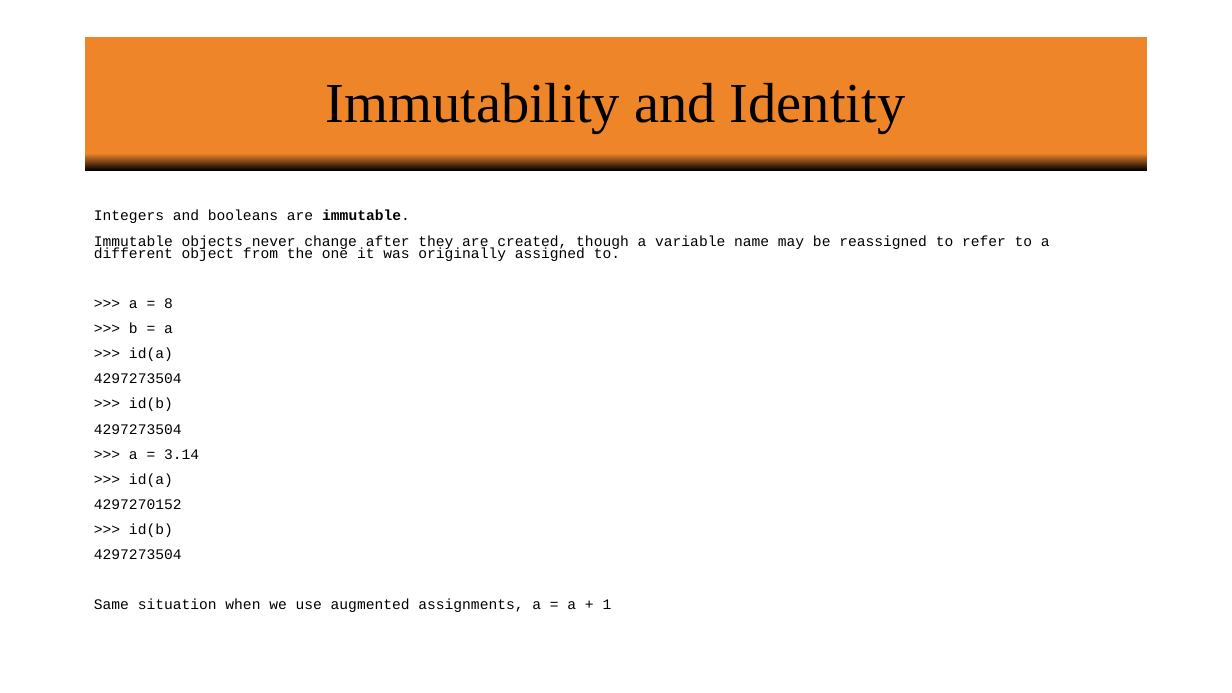
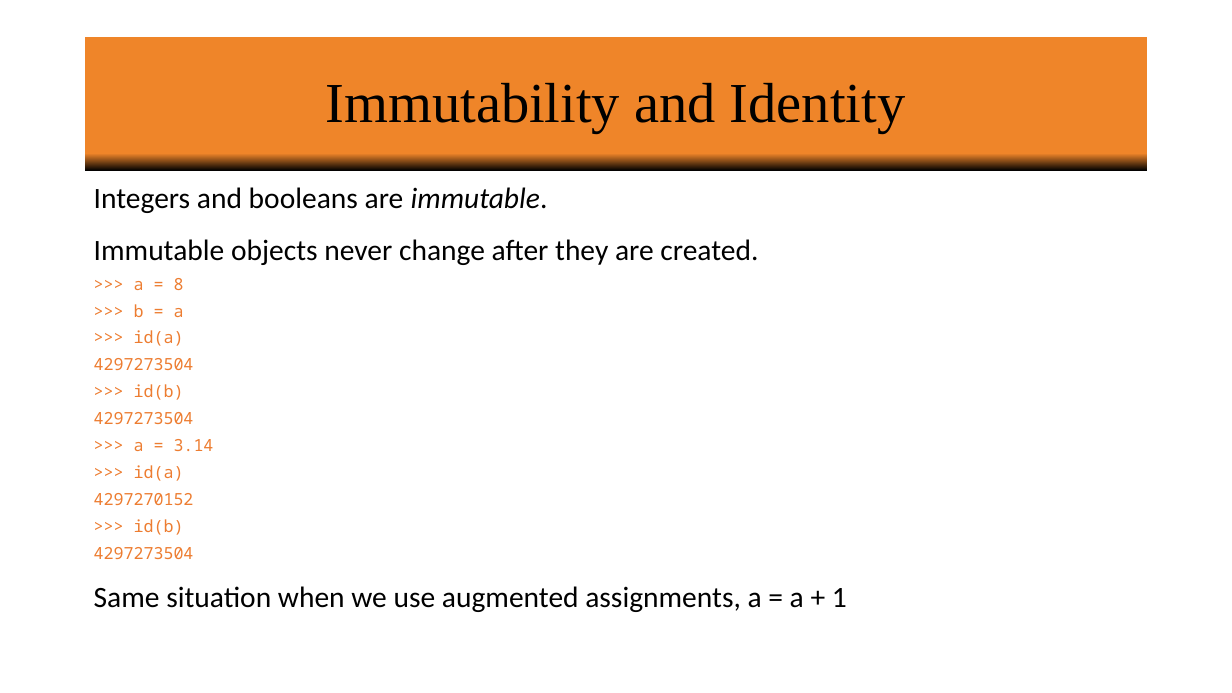
Before and after one commit to vineetbansal/Learning-Python, a slide deck: slide 23 of powerpoint/01 Variables_Operators_Logic_Math.pptx. Drawn at 1232x693 pixels with LibreOffice and Linux fonts; fonts in the diff are those of the drawing; background and template pictures are left out. Boxes give left, top, right and bottom in pixels: in the first picture for what was removed or moved away, otherwise in the second. Text is boxed around its words. In the diff, an @@ line names an element or a change of style, - is before the commit and + after.

```diff
--- a/powerpoint/01 Variables_Operators_Logic_Math.pptx
+++ b/powerpoint/01 Variables_Operators_Logic_Math.pptx
@@ text "Integers and booleans are immutable." moved from (x1=94, y1=210, x2=1050, y2=612) to (x1=94, y1=187, x2=847, y2=612) @@
@@ text at (x1=94, y1=187, x2=847, y2=612): size 11.4 to 23 pt, font Courier New to Calibri in "Integers and booleans are immutable.", "Same situation when we use augmented assignments, ..."; bold off, italic on in "immutable."; size 11.4 to 13 pt, font Courier New to Noto Sans Mono, text colour #000000 to #ED7D31 in ">>> a = 8", ">>> b = a", ">>> id(a)", "4297273504" and 7 more places; line spacing 0.7 to 1.1 @@
@@ text at (x1=94, y1=239, x2=758, y2=265): text changed; size 11.4 to 23 pt; font Courier New to Calibri @@
-Immutable objects never change after they are created, though a variable name may be reassigned to refer to a different object from the one it was originally assigned to.
+Immutable objects never change after they are created.
```
Also in this commit, not shown: 23 other slides changed, 6 other files.
